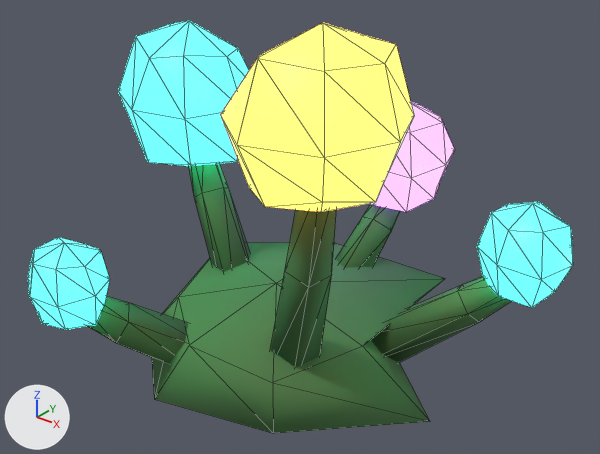
A saved change to the glTF model models/flora_pods.glb.
The view is the same before and after, from a 50 mm lens placed at (0.983, -1.15, 1.066), pointed at (0.05, 0.017, 0.342). Every picture has the same lights, and +X, +Y and +Z are marked at lower left. The picture after the commit comes second. Mesh edges are drawn as thin lines.

Objects in the first picture: 'flora_pods'.
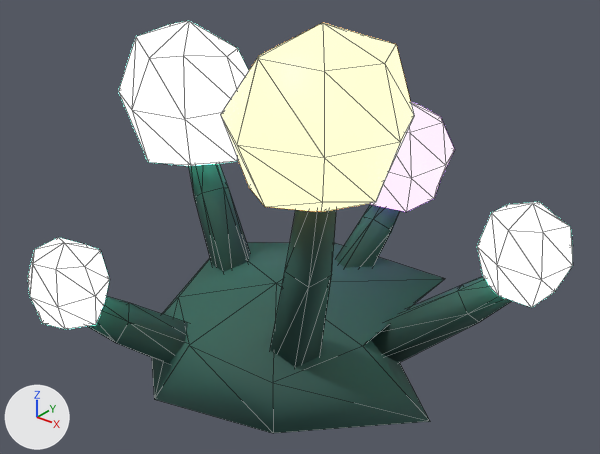
Boxes [x1, y1, x2, y2] around the edits, measured in the pictures (600 x 454 px):
'flora_pods', surface changed, recoloured
    both: [27, 21, 573, 433]

What changed in the scene script:
```text
Change mat_bio_husk:
    where n2 = _N.new('ShaderNodeMix'); n2.name = 'Mix'
    n2.inputs[7].default_value: (0.0685, 0.195, 0.0578, 1.0) -> (0.0273, 0.0953, 0.0802, 1.0)  # 'B', dark green #4a7a44 -> 'B', dark cyan #2e5750
Change mat_bio_glow_t:
    where n0 = _N.new('ShaderNodeBsdfPrincipled'); n0.name = 'Principled BSDF'
    n0.inputs[27].default_value: (0.0326, 1.0, 0.724, 1.0) -> (0.263, 1.0, 0.773, 1.0)  # 'Emission Color', cyan #33ffdd -> 'Emission Color', cyan #8cffe4
    n0.inputs[28].default_value: 5.228 -> 4.035  # 'Emission Strength'
Change mat_bio_glow_p:
    where n0 = _N.new('ShaderNodeBsdfPrincipled'); n0.name = 'Principled BSDF'
    n0.inputs[27].default_value: (0.434, 0.12, 1.0, 1.0) -> (0.532, 0.285, 1.0, 1.0)  # 'Emission Color', purple #b061ff -> 'Emission Color', purple #c191ff
    n0.inputs[28].default_value: 5.0 -> 2.982  # 'Emission Strength'
Change mat_bio_glow_a:
    where n0 = _N.new('ShaderNodeBsdfPrincipled'); n0.name = 'Principled BSDF'
    n0.inputs[27].default_value: (1.0, 0.323, 0.0452, 1.0) -> (1.0, 0.498, 0.186, 1.0)  # 'Emission Color', orange #ff9a3c -> 'Emission Color', orange #ffbb77
    n0.inputs[28].default_value: 5.0 -> 3.485  # 'Emission Strength'
```
